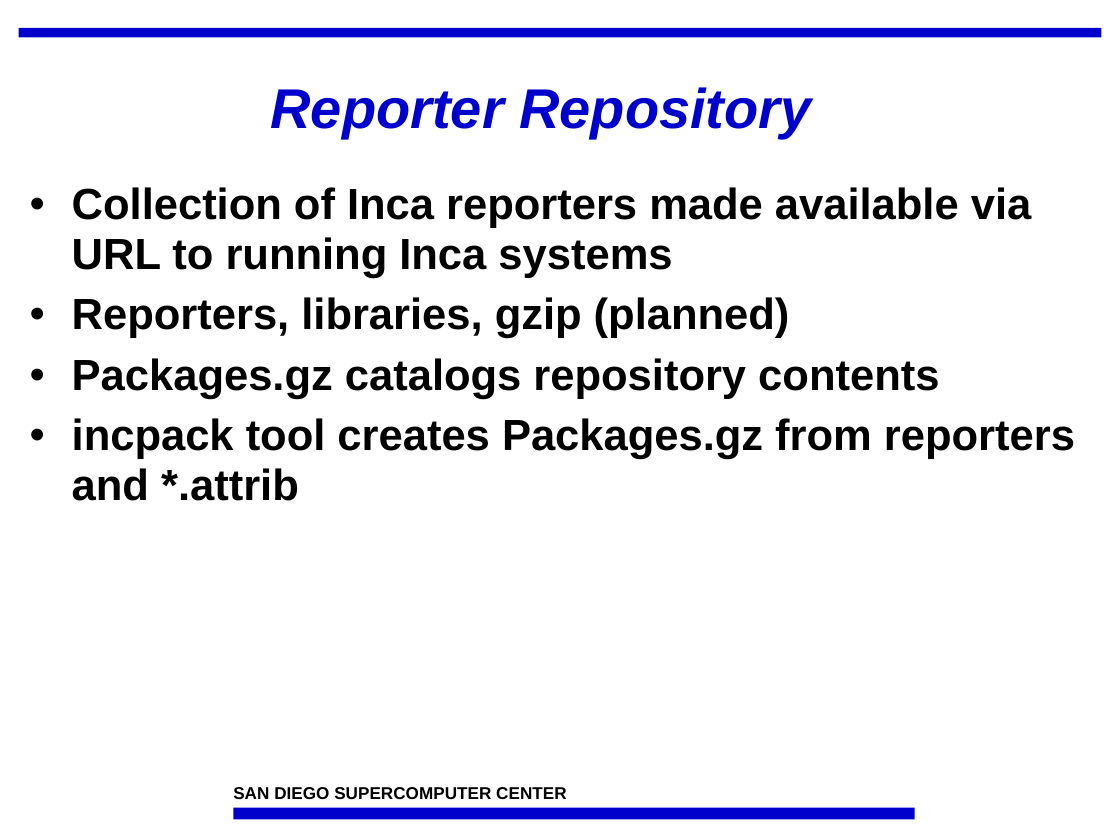
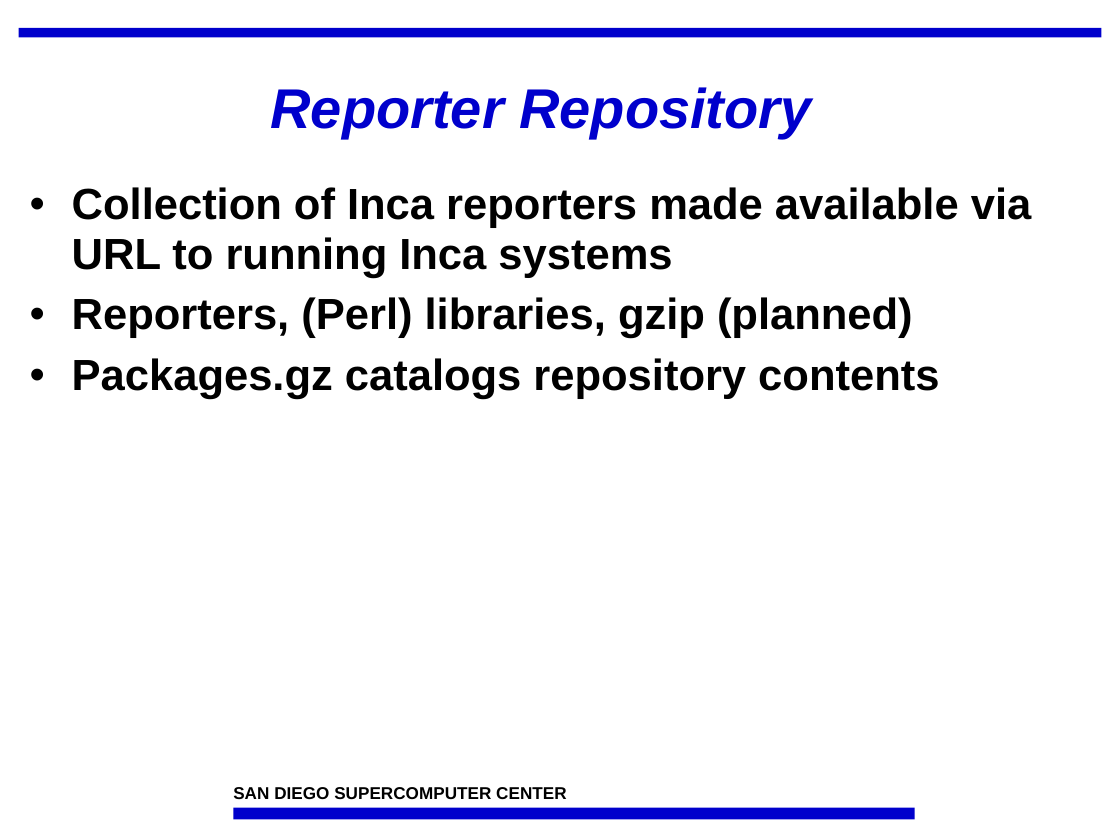
Before and after one commit to IncaProject/inca-xsede, a slide deck: slide 21 of talks/incaReporters.ppt (slide 19 before the commit). Drawn at 1120x840 pixels with LibreOffice and Linux fonts; fonts in the diff are those of the drawing; background and template pictures are left out. Boxes give left, top, right and bottom in pixels: in the first picture for what was removed or moved away, otherwise in the second. Text is boxed around its words. In the diff, an @@ line names an element or a change of style, - is before the commit and + after.

Commit message:
More work.

```diff
--- a/talks/incaReporters.ppt
+++ b/talks/incaReporters.ppt
@@ text at bbox=[72, 297, 913, 338]: text changed @@
-• Reporters, libraries, gzip (planned)
+• Reporters, (Perl) libraries, gzip (planned)
@@ text at bbox=[72, 418, 1075, 501]: paragraph removed @@
-• incpack tool creates Packages.gz from reporters and *.attrib
```
Also in this commit, not shown: 1 other slide changed, 5 slides added, 1 slide removed.
